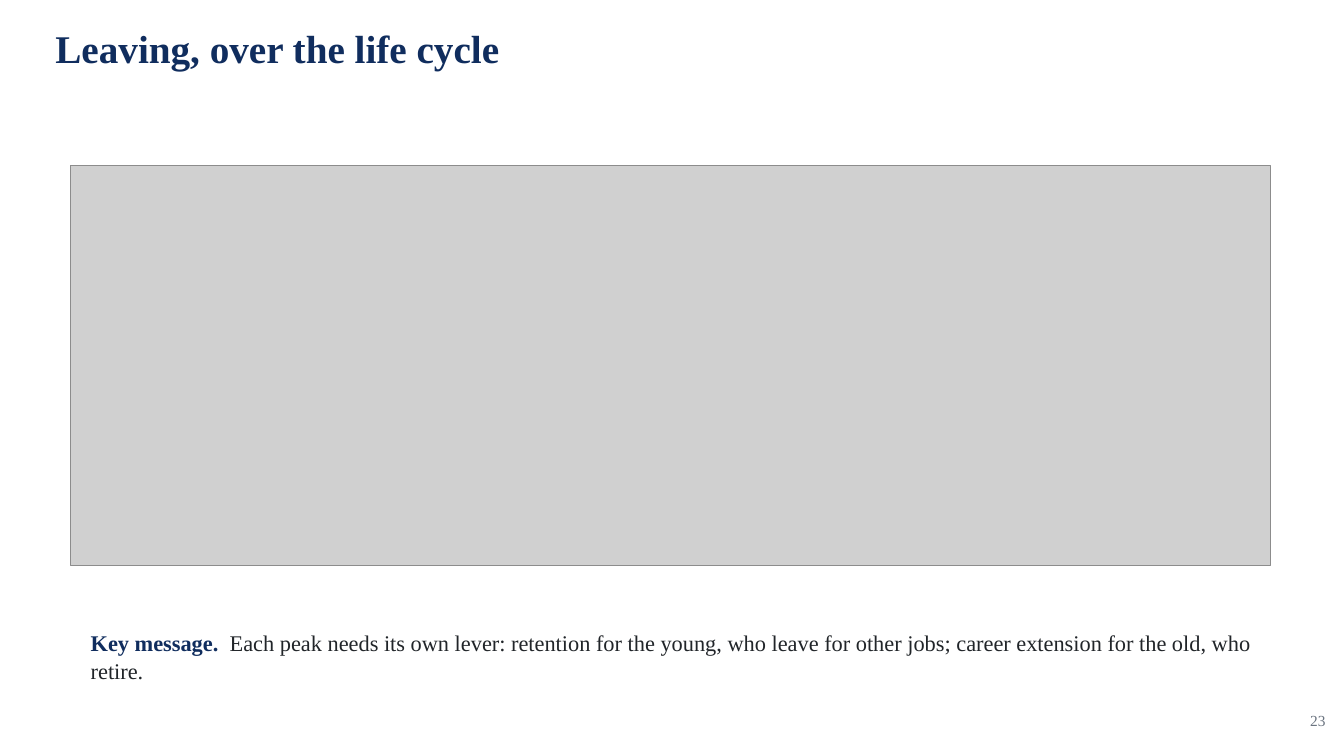
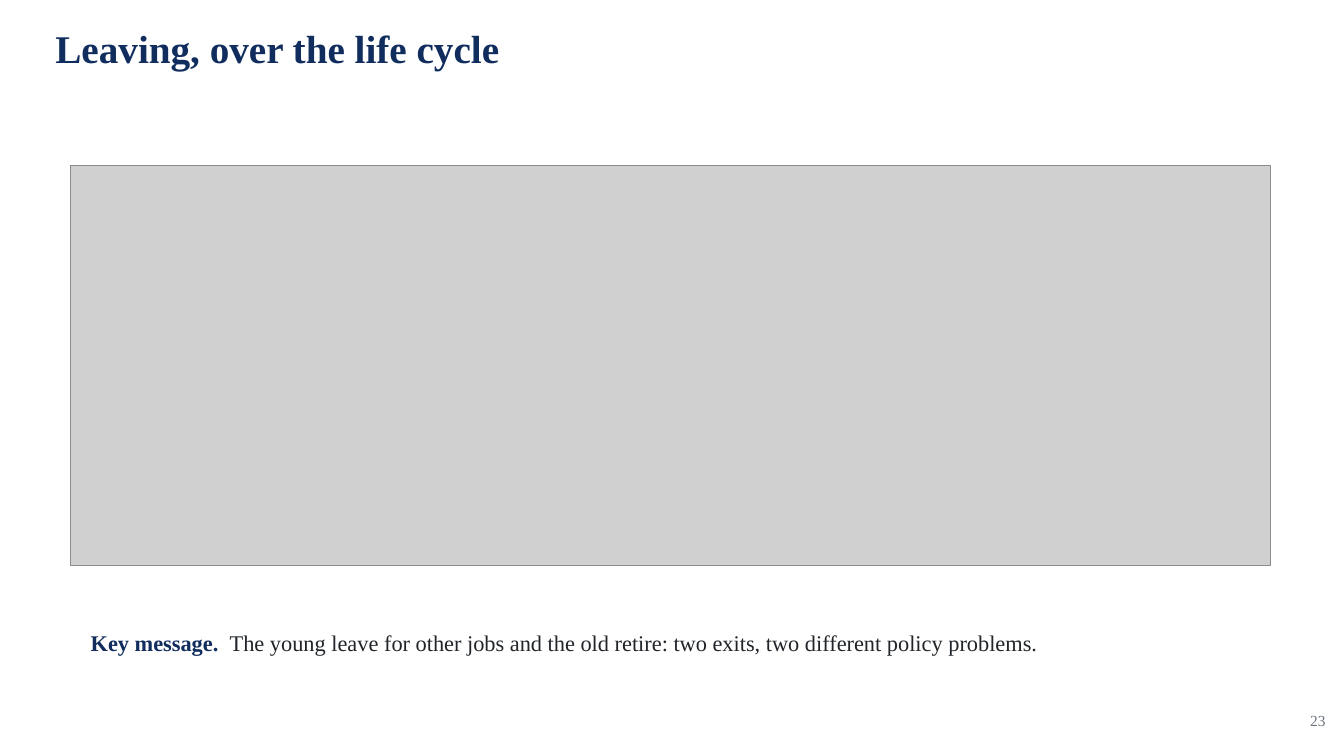
Before and after one commit to jedr1-ship-it/Alternative-Pathways----Quant, a slide deck: slide 23 of report/data_cluster/Proyect_US_cluster.pptx. Drawn at 1344x756 pixels with LibreOffice and Linux fonts; fonts in the diff are those of the drawing; grey boxes stand for pictures. Boxes give left, top, right and bottom in pixels: in the first picture for what was removed or moved away, otherwise in the second. Text is boxed around its words. In the diff, an @@ line names an element or a change of style, - is before the commit and + after.

```diff
--- a/report/data_cluster/Proyect_US_cluster.pptx
+++ b/report/data_cluster/Proyect_US_cluster.pptx
@@ text at (x1=91, y1=635, x2=1037, y2=656): text changed @@
-Key message. Each peak needs its own lever: retention for the young, who leave for other jobs; career extension for the old, who retire.
+Key message. The young leave for other jobs and the old retire: two exits, two different policy problems.
```
Also in this commit, not shown: 3 other files.
